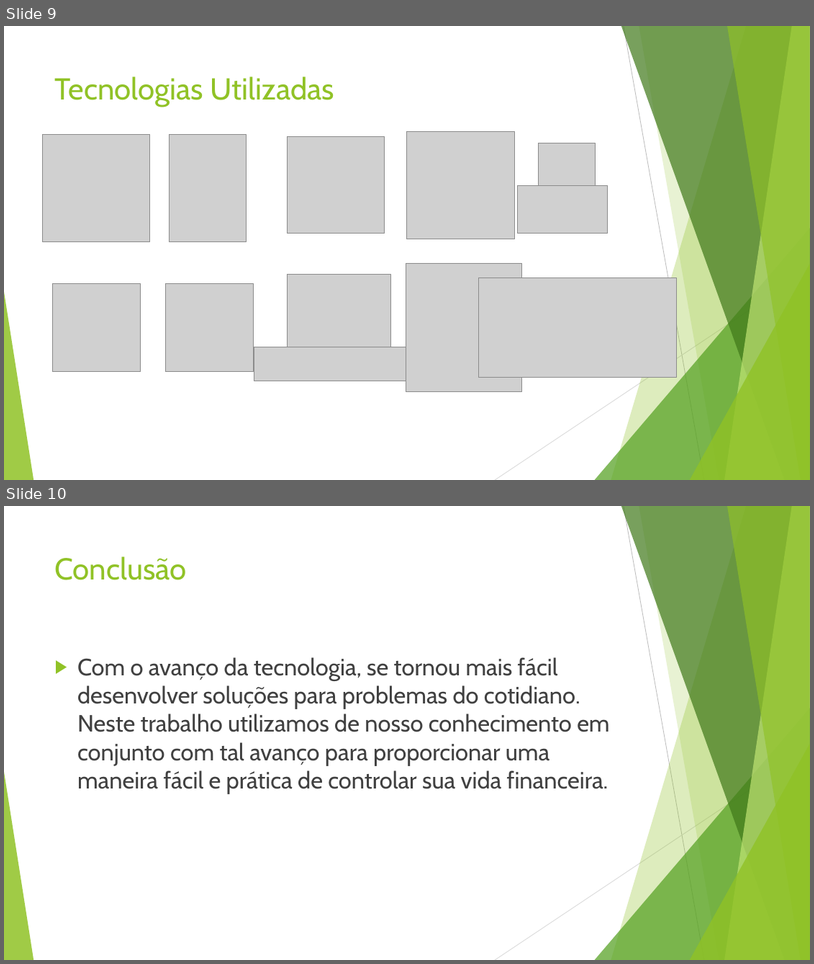
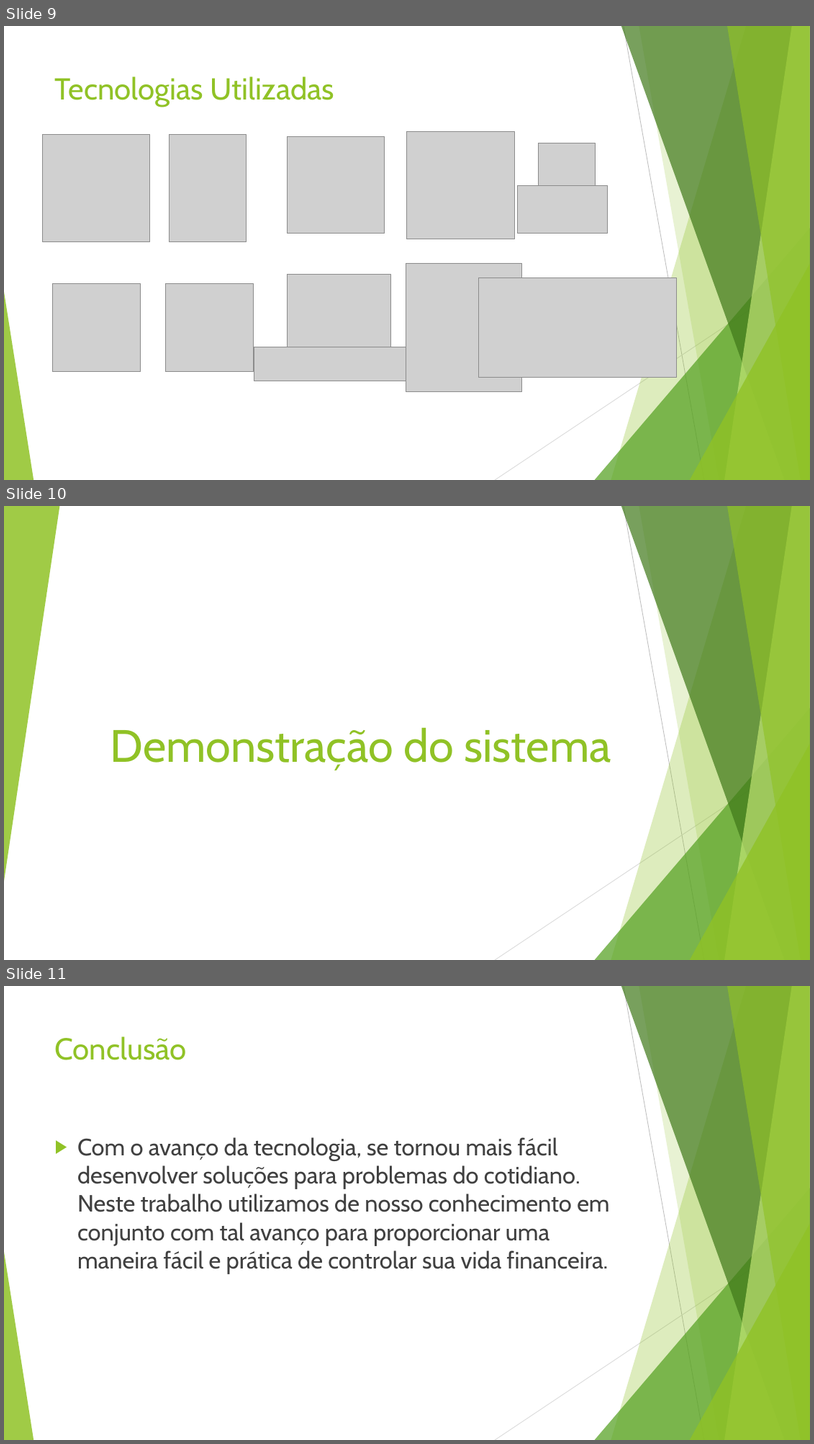
Before and after one commit to GArmane/Jarbas, a slide deck: docs/Apresentação Teste TCC.pptx. Shown one above the other, each under a label of ours: slides 9 and 10 before the commit, slides 9, 10 and 11 after it. The pictures are 814x964 and 814x1444 pixels, drawn with LibreOffice and Linux fonts; fonts in the diff are those of the drawing; grey boxes stand for pictures. Boxes give left, top, right and bottom in pixels: in the first picture for what was removed or moved away, otherwise in the second. Text is boxed around its words. In the diff, an @@ line names an element or a change of style, - is before the commit and + after.

```diff
--- a/docs/Apresentação Teste TCC.pptx
+++ b/docs/Apresentação Teste TCC.pptx
@@ slide 10 added at (4, 506, 810, 960), background #FFFFFF; not listed: 9 template elements that a slide beside it also shows @@
@@ triangle added at (4, 506, 59, 881), fill #90C226 at 85% opacity @@
@@ title added at (111, 727, 611, 770), 54 pt, text #90C226 @@
+Demonstração do sistema
@@ what was slide 10 is now slide 11 @@
```
Also in this commit, not shown: 2 slides changed.
